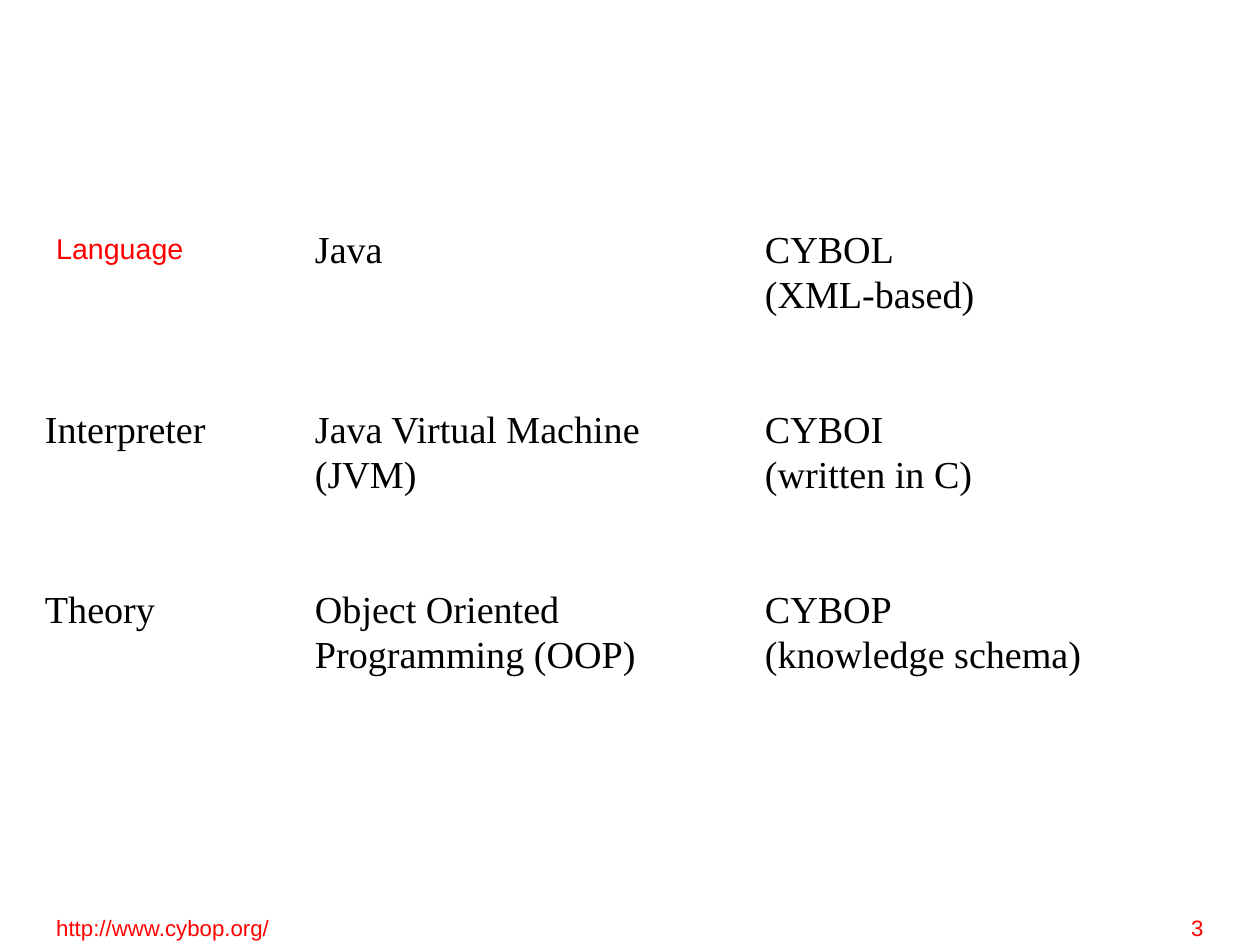
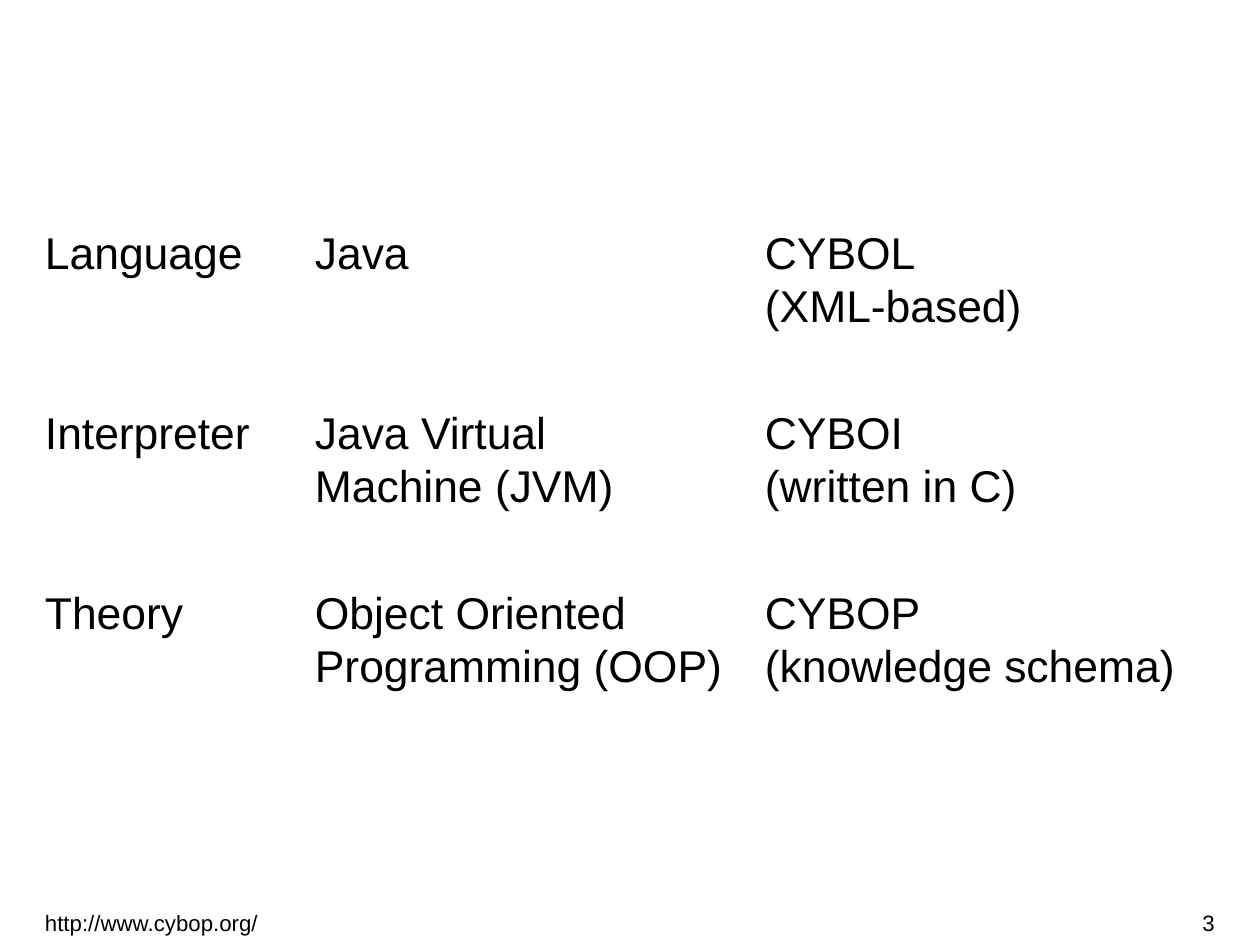
Before and after one commit to GitMirroring/cybop, a slide deck: slide 3 of doc/lightning_talk/cybop.odp. Drawn at 1260x945 pixels with LibreOffice and Linux fonts; fonts in the diff are those of the drawing; background and template pictures are left out. Boxes give left, top, right and bottom in pixels: in the first picture for what was removed or moved away, otherwise in the second. Text is boxed around its words. In the diff, an @@ line names an element or a change of style, - is before the commit and + after.

```diff
--- a/doc/lightning_talk/cybop.odp
+++ b/doc/lightning_talk/cybop.odp
@@ text "Language" at (x1=45, y1=238, x2=243, y2=278): size 18 to 28 pt, text colour #FF0000 to #000000 @@
@@ size 24 to 28 pt, font Times New Roman to Arial in 8 elements at (x1=45, y1=418, x2=250, y2=458), (x1=45, y1=596, x2=183, y2=638), (x1=315, y1=238, x2=409, y2=270), (x1=315, y1=416, x2=613, y2=512), (x1=315, y1=596, x2=722, y2=692), (x1=765, y1=238, x2=1022, y2=332), (x1=765, y1=418, x2=1017, y2=512), (x1=765, y1=598, x2=1174, y2=692) @@
@@ text "http://www.cybop.org/" at (x1=45, y1=915, x2=258, y2=936): text colour #FF0000 to #000000 @@
@@ page number at (x1=1202, y1=915, x2=1214, y2=932): text colour #FF0000 to #000000 @@
```
Also in this commit, not shown: 13 other slides changed, 1 other file.
